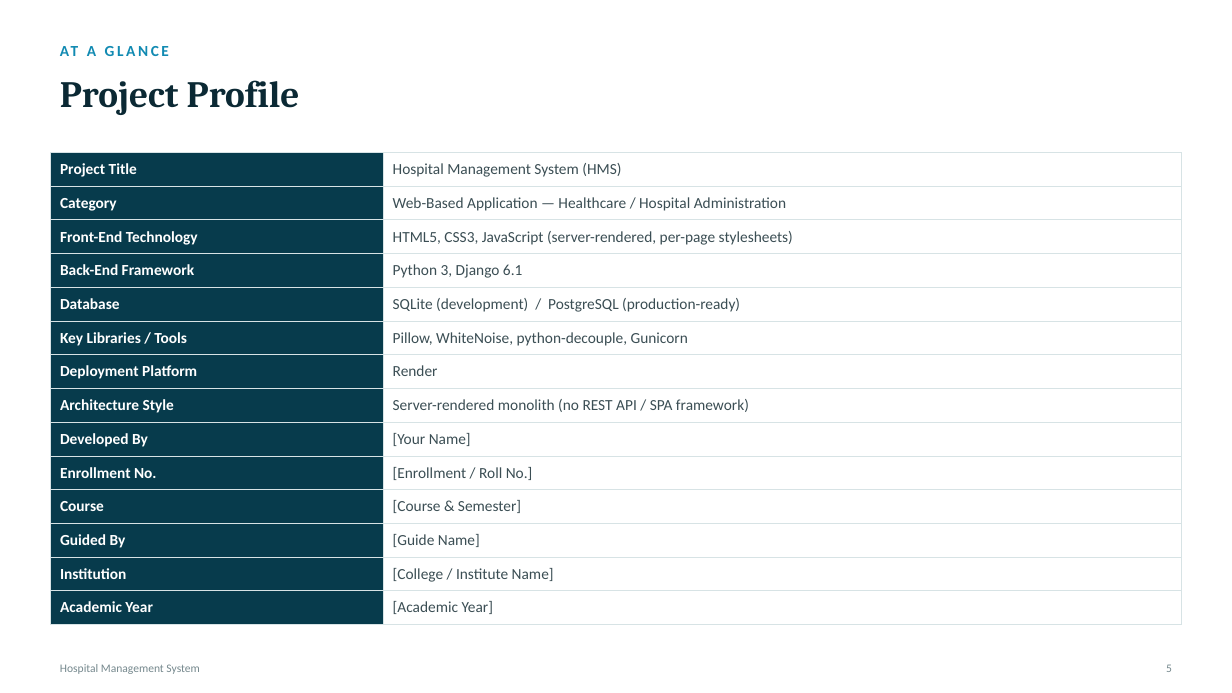
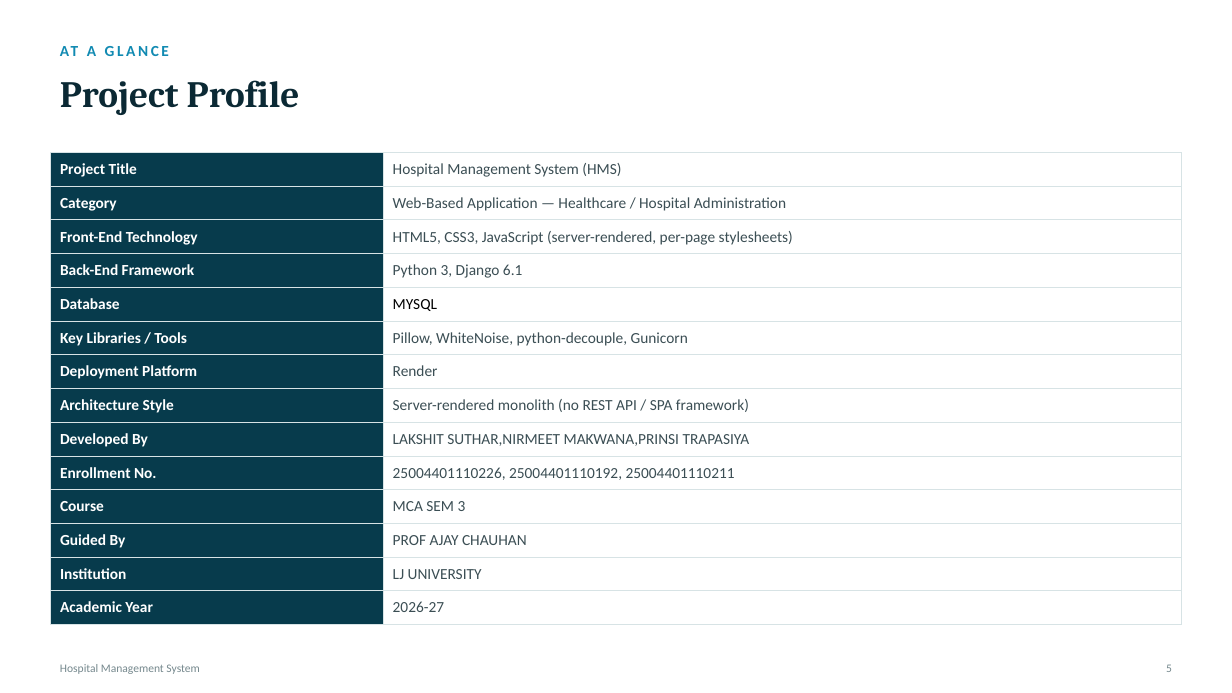
Before and after one commit to lakshitbuilds/Hospital-Management-System, a slide deck: slide 6 of HMS_Project_Presentation.pptx. Drawn at 1232x693 pixels with LibreOffice and Linux fonts; fonts in the diff are those of the drawing. Boxes give left, top, right and bottom in pixels: in the first picture for what was removed or moved away, otherwise in the second. Text is boxed around its words. In the diff, an @@ line names an element or a change of style, - is before the commit and + after.

```diff
--- a/HMS_Project_Presentation.pptx
+++ b/HMS_Project_Presentation.pptx
@@ table at box(51, 152, 1181, 625) @@
-row 5, column 2: SQLite (development) / PostgreSQL (production-ready)
+row 5, column 2: MYSQL
-row 9, column 2: [Your Name]
+row 9, column 2: LAKSHIT SUTHAR,NIRMEET MAKWANA,PRINSI TRAPASIYA
-row 10, column 2: [Enrollment / Roll No.]
+row 10, column 2: 25004401110226, 25004401110192, 25004401110211
-row 11, column 2: [Course & Semester]
+row 11, column 2: MCA SEM 3
-row 12, column 2: [Guide Name]
+row 12, column 2: PROF AJAY CHAUHAN
-row 13, column 2: [College / Institute Name]
+row 13, column 2: LJ UNIVERSITY
-row 14, column 2: [Academic Year]
+row 14, column 2: 2026-27
```
Also in this commit, not shown: 5 other slides changed, 4 slides removed, 43 other files.
